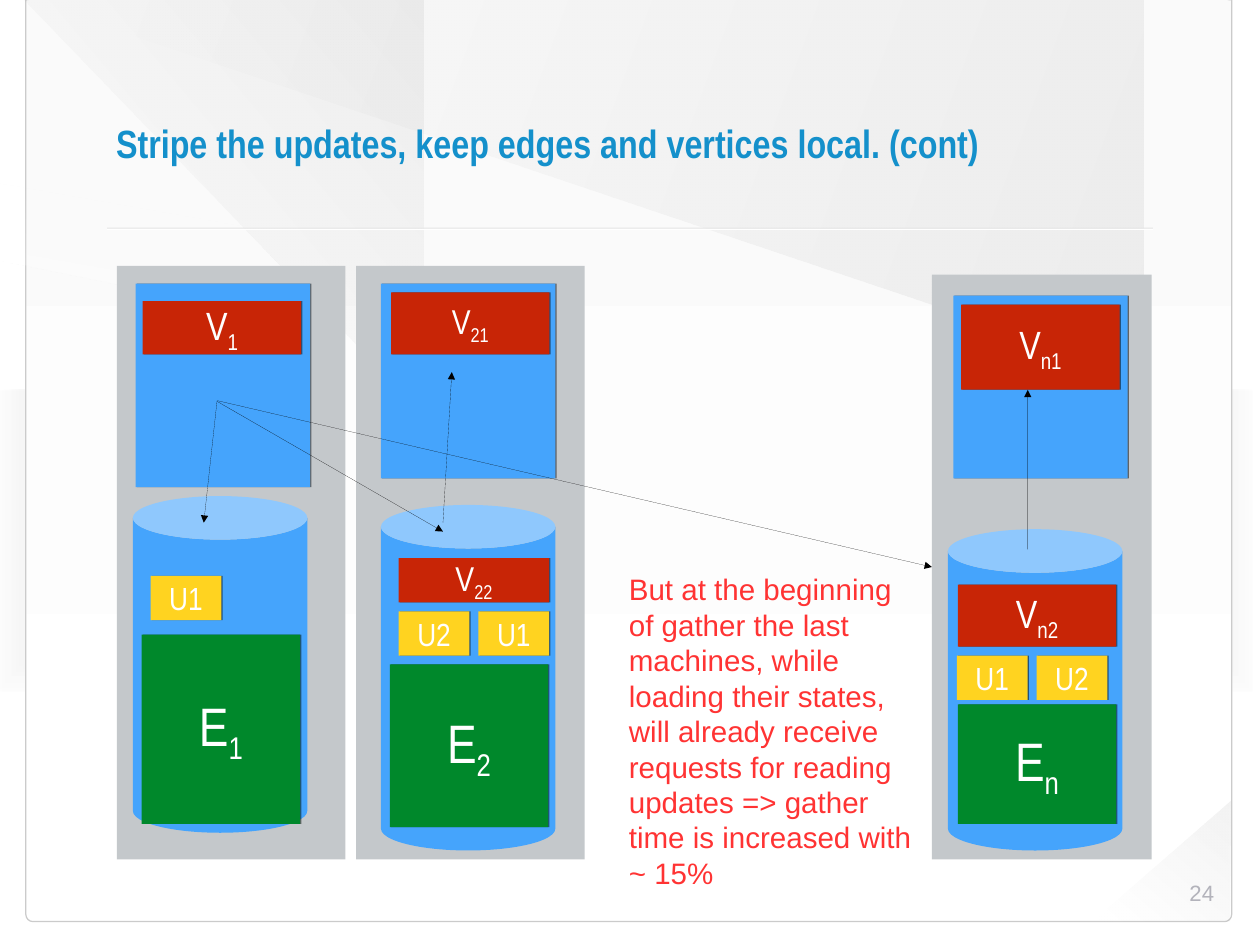
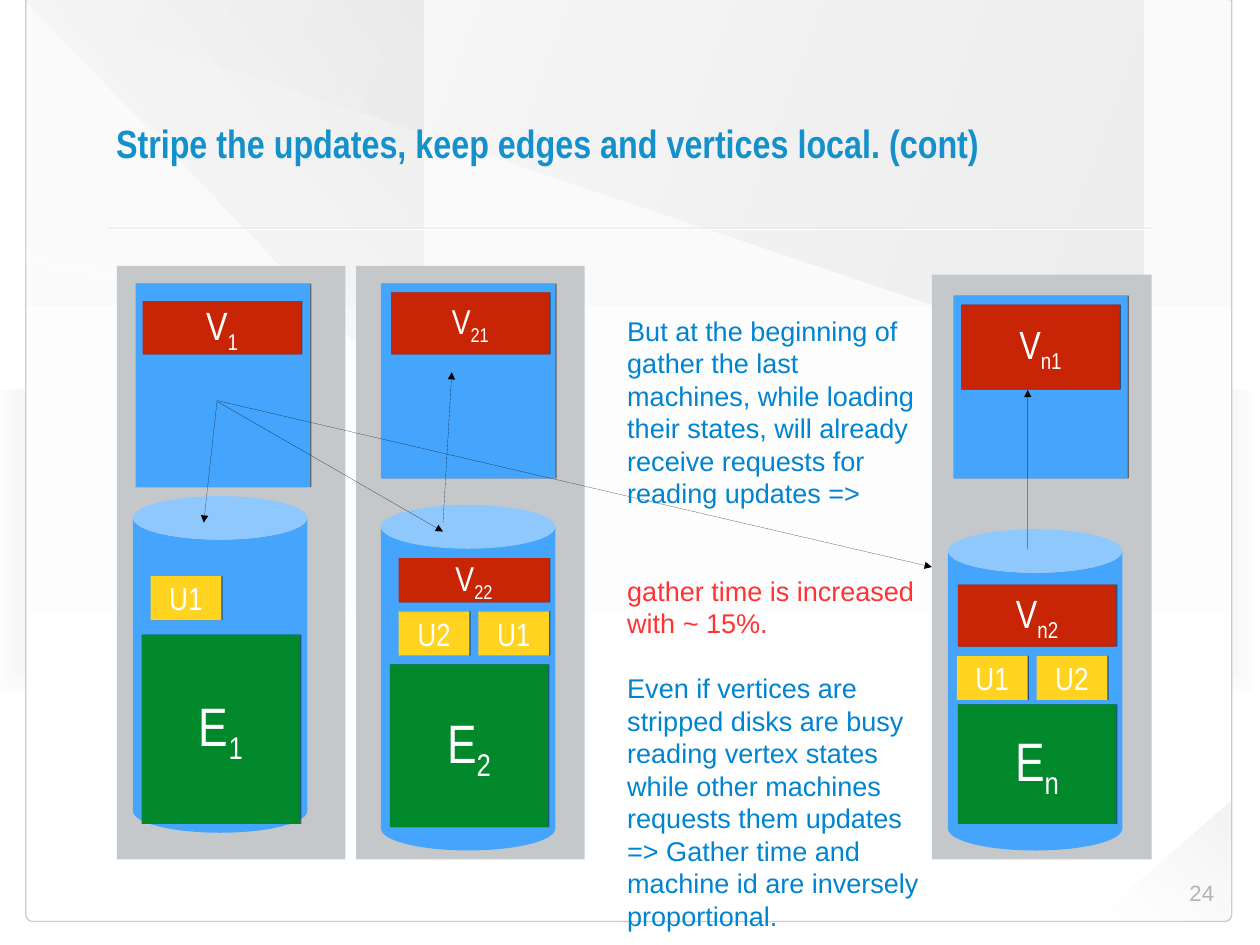
Before and after one commit to HaprianVlad/chaos, a slide deck: slide 24 of presentation.odp. Drawn at 1260x945 pixels with LibreOffice and Linux fonts; fonts in the diff are those of the drawing; background and template pictures are left out. Boxes give left, top, right and bottom in pixels: in the first picture for what was removed or moved away, otherwise in the second. Text is boxed around its words. In the diff, an @@ line names an element or a change of style, - is before the commit and + after.

Commit message:
work on presentation

```diff
--- a/presentation.odp
+++ b/presentation.odp
@@ text at (x1=627, y1=321, x2=919, y2=931): text changed; size 24 to 22 pt; text colour #FF3333 to #0084D1 @@
-But at the beginning of gather the last machines, while loading their states, will already receive requests for reading updates => gather time is increased with ~ 15%
+But at the beginning of gather the last machines, while loading their states, will already receive requests for reading updates =>
+gather time is increased with ~ 15%.
+Even if vertices are stripped disks are busy reading vertex states while other machines requests them updates => Gather time and machine id are inversely proportional.
```
